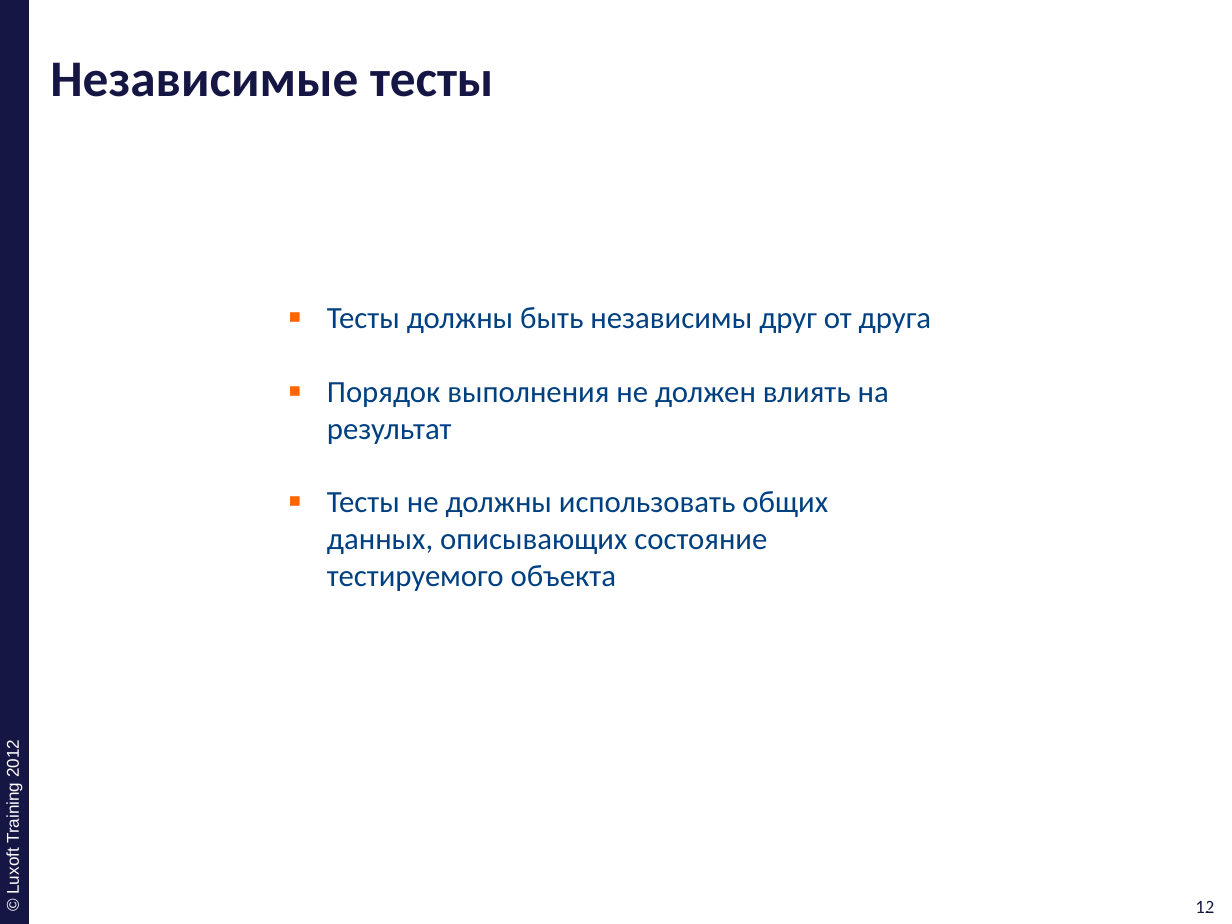
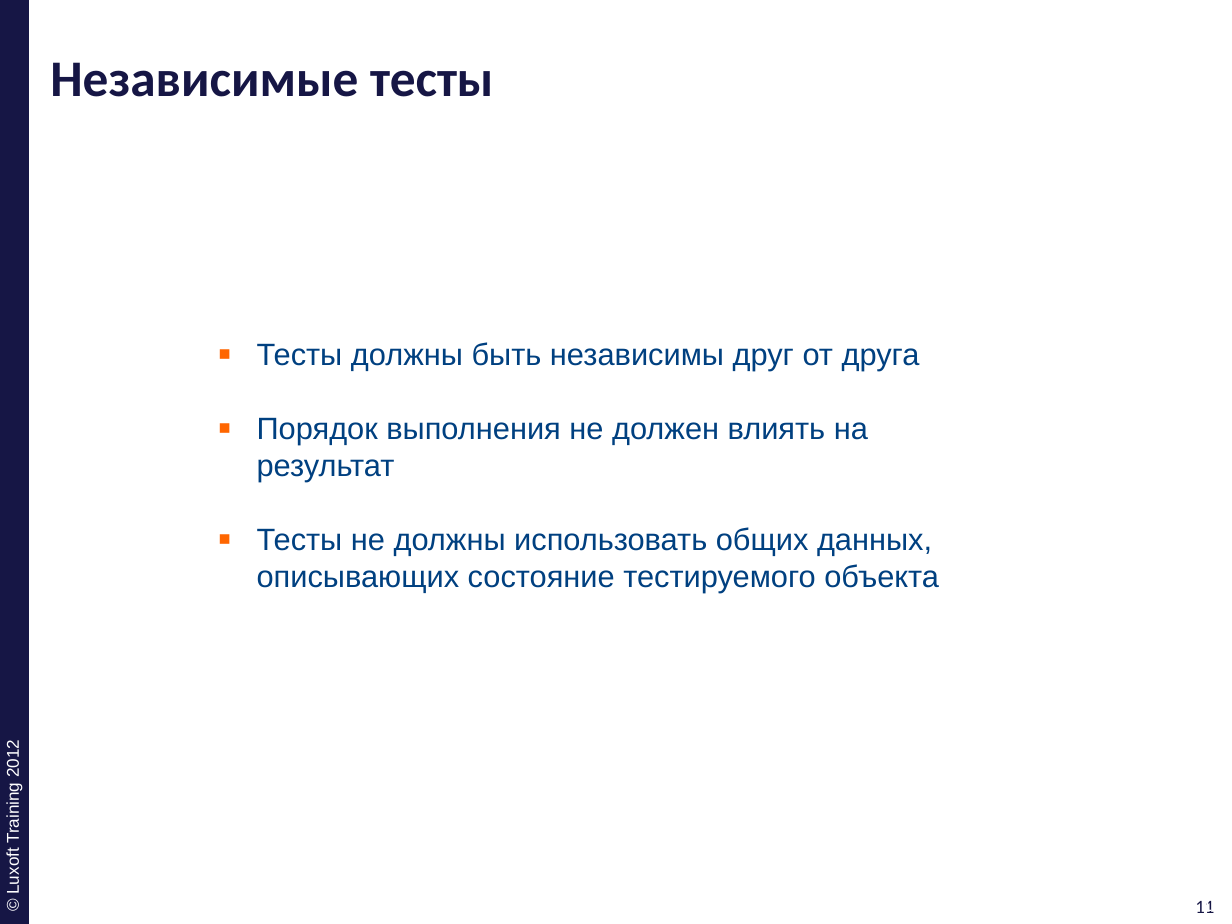
Before and after one commit to ivan-dyachenko/Trainings, a slide deck: slide 11 of Test Driven Development/materials/pptx/11. TDD-Best-Practice.pptx (slide 12 before the commit). Drawn at 1232x924 pixels with LibreOffice and Linux fonts; fonts in the diff are those of the drawing; background and template pictures are left out. Boxes give left, top, right and bottom in pixels: in the first picture for what was removed or moved away, otherwise in the second. Text is boxed around its words. In the diff, an @@ line names an element or a change of style, - is before the commit and + after.

```diff
--- a/Test Driven Development/materials/pptx/11. TDD-Best-Practice.pptx
+++ b/Test Driven Development/materials/pptx/11. TDD-Best-Practice.pptx
@@ text "Тесты должны быть независимы друг ...": place and size @@
-text "Тесты должны быть независимы друг ..." at [327,307,931,591]
+text "Тесты должны быть независимы друг ..." at [257,342,939,592]
@@ text "Тесты должны быть независимы друг ..." at [257,342,939,592]: font Calibri to Arial @@
@@ page number at [1195,901,1214,913]: text changed @@
-12
+11
@@ page number at [1203,901,1221,913]: text changed @@
-12
+11
```
Also in this commit, not shown: 15 other slides changed, 1 slide removed.
